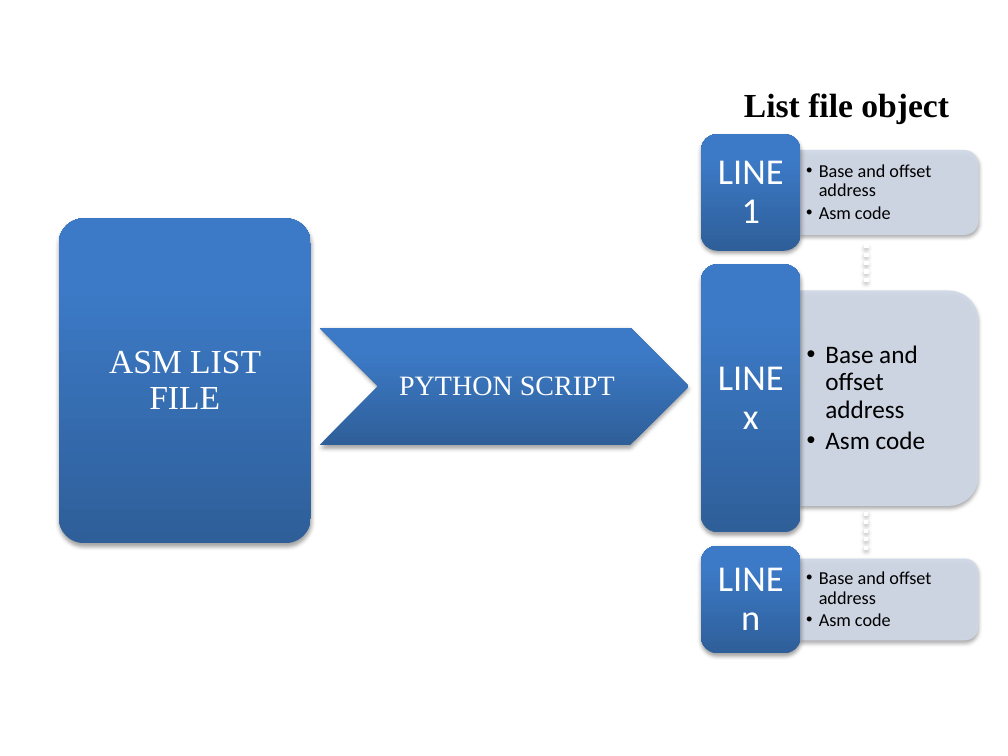
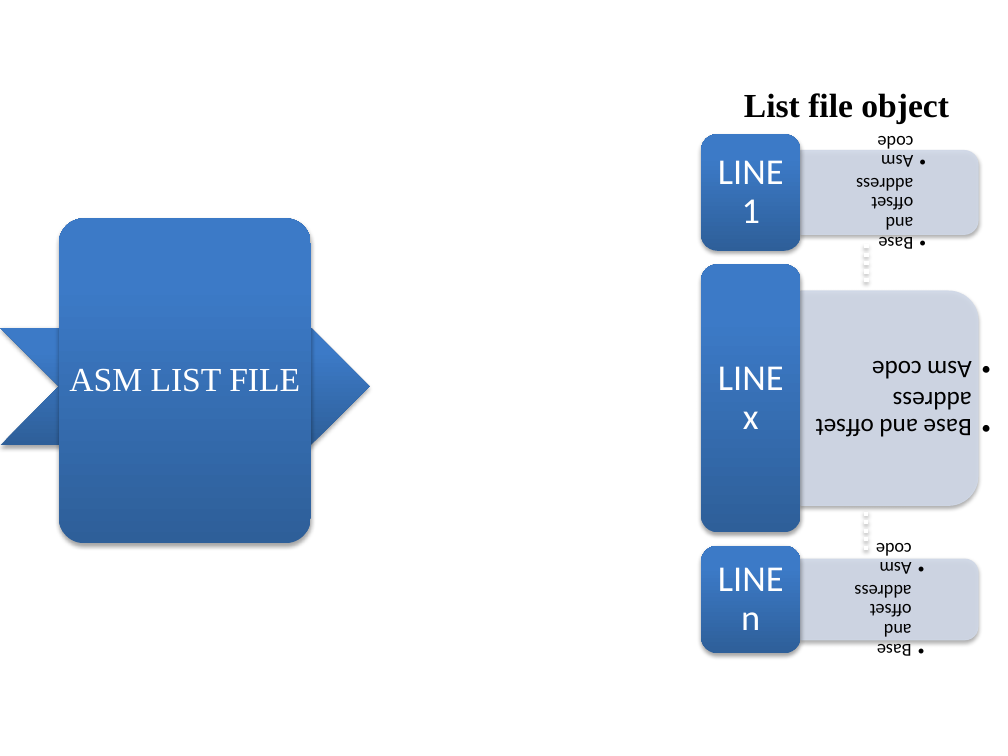
Before and after one commit to miramohan/thesis_first, a slide deck: slide 4 of pptFigures.pptx (slide 5 before the commit). Drawn at 1008x756 pixels with LibreOffice and Linux fonts; fonts in the diff are those of the drawing. Boxes give left, top, right and bottom in pixels: in the first picture for what was removed or moved away, otherwise in the second. Text is boxed around its words. In the diff, an @@ line names an element or a change of style, - is before the commit and + after.

```diff
--- a/pptFigures.pptx
+++ b/pptFigures.pptx
@@ text "Base and offset address": place and size @@
-text "Base and offset address" at (819,164,931,219)
+text "Base and offset address" at (856,136,914,249)
@@ text "ASM LIST FILE" rewrapped from (109,350,261,409) to (69,368,300,392) @@
@@ text "PYTHON SCRIPT": place and size @@
-text "PYTHON SCRIPT" at (399,376,615,396)
+text "PYTHON SCRIPT" at (80,374,296,392)
@@ chevron: place and size @@
-chevron at (320,328,688,446)
+chevron at (0,328,369,446)
@@ text "Base and offset address": place and size @@
-text "Base and offset address" at (825,345,925,449)
+text "Base and offset address" at (815,361,972,437)
@@ rotation 0 to 180 degrees in 3 elements at (815,361,972,437), (856,136,914,249), (855,543,912,656) @@
@@ text "Base and offset address": place and size @@
-text "Base and offset address" at (819,571,931,626)
+text "Base and offset address" at (855,543,912,656)
```
Also in this commit, not shown: 8 other slides changed, 2 slides added, 1 slide removed, 7 other files.
